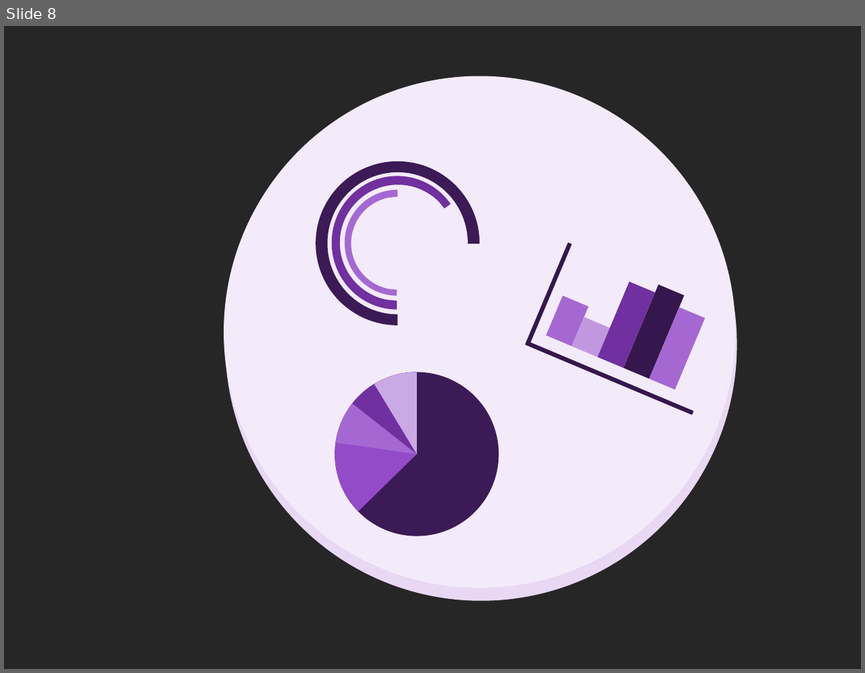
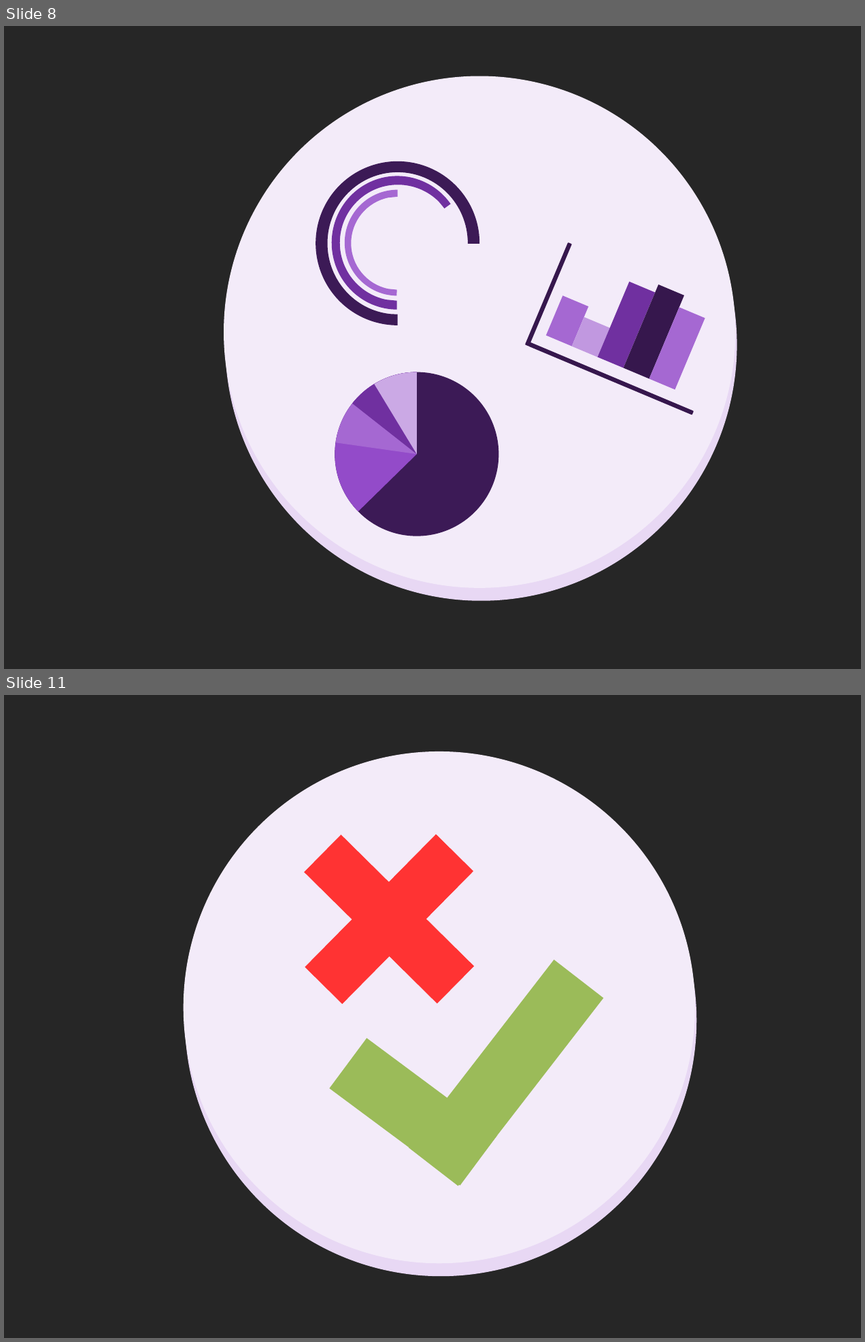
Before and after one commit to gustavogitzel/Discussex, a slide deck: Rascunhos/Logo - PP2.pptx. Shown one above the other, each under a label of ours: slide 8 before the commit, slides 8 and 11 after it; the slides between them are not shown. The pictures are 865x673 and 865x1342 pixels, drawn with LibreOffice and Linux fonts; fonts in the diff are those of the drawing. Boxes give left, top, right and bottom in pixels: in the first picture for what was removed or moved away, otherwise in the second. Text is boxed around its words. In the diff, an @@ line names an element or a change of style, - is before the commit and + after.

```diff
--- a/Rascunhos/Logo - PP2.pptx
+++ b/Rascunhos/Logo - PP2.pptx
@@ slide 11 added at [4,695,861,1338], background #262626 @@
@@ ellipse added at [183,751,695,1263], fill #F3EBF9 @@
@@ ellipse added at [185,764,696,1276], fill #E8D8F4 @@
@@ rectangle added at [305,834,474,1003], fill #FF3333 @@
@@ rectangle added at [305,834,474,1004], fill #FF3333 @@
@@ rectangle added at [409,960,603,1185], fill #9BBB59 @@
@@ rectangle added at [329,1038,497,1185], fill #9BBB59 @@
```
Also in this commit, not shown: 5 other slides added, 1 slide removed, 2 other files.
